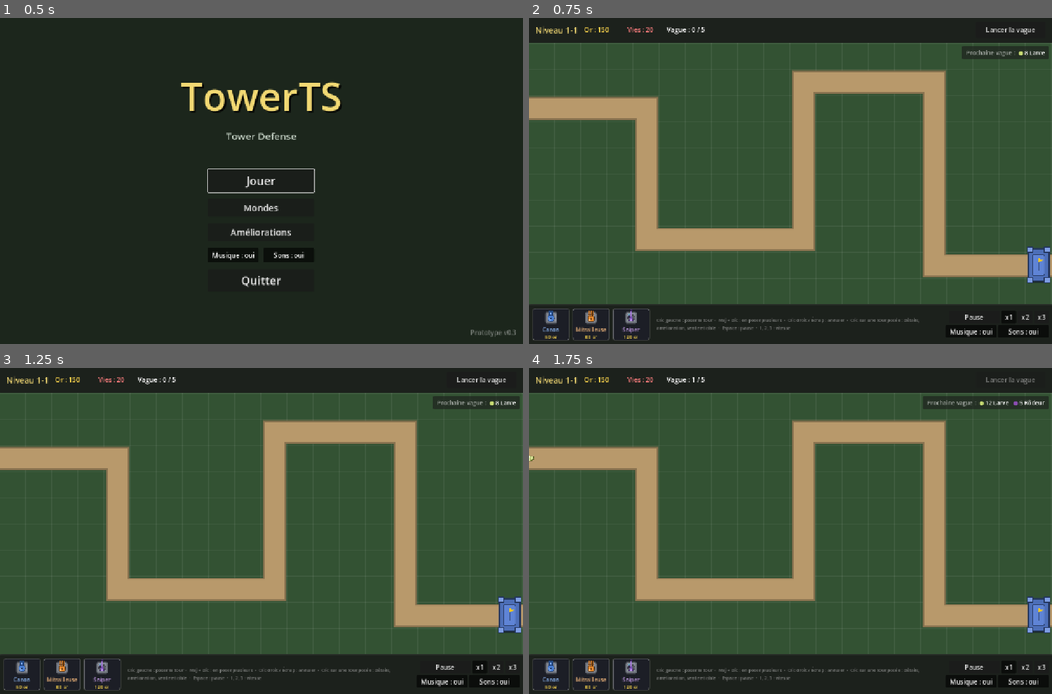
Above: before the commit, frames 1-4 (two rows, left to right).
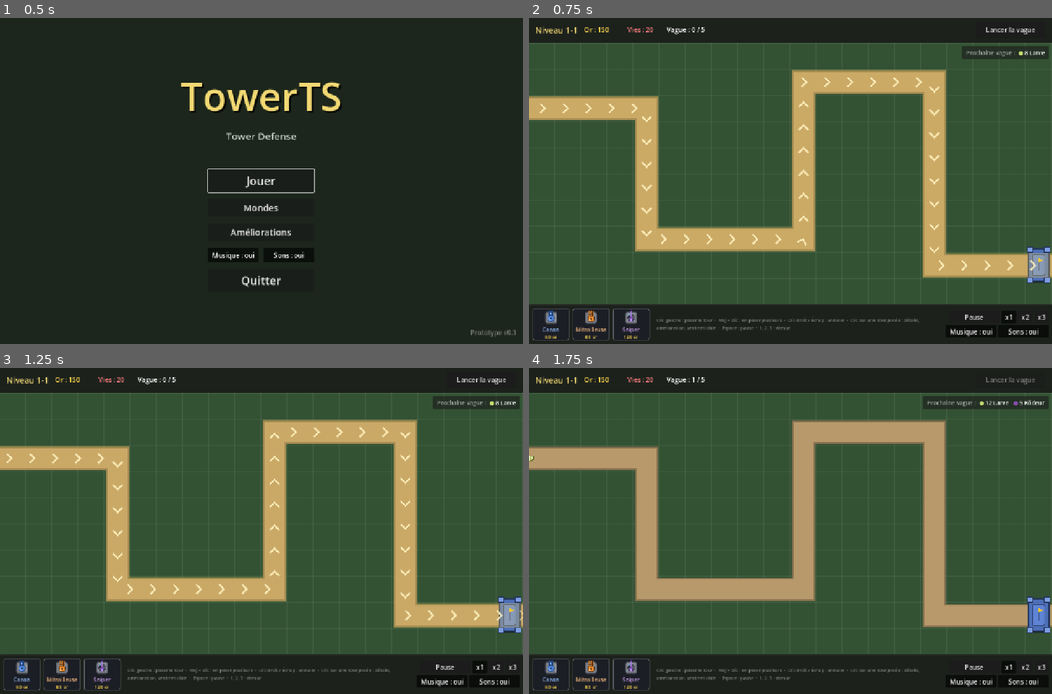
Above: after the commit, the same moments.

Repository: sam-fishermonger/TowerTS
Game: Godot game, scene res://scenes/ui/title_screen.tscn
The game is run twice, just before and just after one commit, with the same random seed, the same clock (stepped at 60 frames per second) and the same inputs.
Inputs:
- Up to frame 1 (0.5 s): no input
- Up to frame 2 (0.75 s): click "Jouer" at 0.5 s
- Up to frame 3 (1.25 s): no input
- Up to frame 4 (1.75 s): click "Lancer la vague" at 1.25 s

Frame 1 is identical in both runs. In frame 2, 3.5% of the frame differs, in the area x 0-100%, y 15-80%; in frame 3, 3.5%; in frame 4, nothing differs.

Commit message:
Mettre en évidence le trajet des ennemis avant la première vague
Tant que la première vague n'est pas lancée, chaque chemin s'éclaire en
pulsant et des flèches défilent de l'entrée vers la base. L'animation
continue pendant la pause, ne suit pas la vitesse de jeu et s'efface en
fondu au lancement de la première vague.

Ajoute aussi le .uid manquant de world_select_screen.gd.

Co-Authored-By: Claude Opus 5.5 (1M context) <noreply@anthropic.com>
Claude-Session: https://claude.ai/code/session_01CnyBcqkxVuVMGEtyMEZLXT

Diff:
--- a/scenes/levels/level.tscn
+++ b/scenes/levels/level.tscn
@@ -7,6 +7,7 @@
 [ext_resource type="Script" path="res://scripts/levels/wave_spawner.gd" id="5_spawner"]
 [ext_resource type="PackedScene" path="res://scenes/ui/hud.tscn" id="6_hud"]
 [ext_resource type="Resource" path="res://resources/campaign.tres" id="7_campaign"]
+[ext_resource type="Script" path="res://scripts/map/path_preview.gd" id="8_path_preview"]
 
 [node name="Level" type="Node2D"]
 script = ExtResource("1_level")
@@ -14,6 +15,11 @@
 
 [node name="Map" type="Node2D" parent="."]
 script = ExtResource("2_map")
+
+[node name="PathPreview" type="Node2D" parent="." node_paths=PackedStringArray("map", "spawner")]
+script = ExtResource("8_path_preview")
+map = NodePath("../Map")
+spawner = NodePath("../WaveSpawner")
 
 [node name="Stains" type="Node2D" parent="."]
 
--- /dev/null
+++ b/scripts/map/path_preview.gd
@@ -0,0 +1,93 @@
+class_name PathPreview
+extends Node2D
+## Met en évidence le trajet des ennemis tant que la première vague n'est pas lancée :
+## des flèches défilent de l'entrée vers la sortie sur chaque chemin, et le chemin
+## s'éclaire en pulsant doucement. Tout s'efface en fondu quand la première vague démarre.
+
+@export var map: GameMap
+@export var spawner: WaveSpawner
+
+@export var arrow_color := Color(1.0, 0.95, 0.75)
+@export var glow_color := Color(1.0, 0.85, 0.35)
+## Écart entre deux flèches, en pixels le long du chemin.
+@export var arrow_spacing := 56.0
+## Vitesse de défilement des flèches, en pixels par seconde (indépendante de la vitesse de jeu).
+@export var arrow_speed := 90.0
+@export var arrow_size := 11.0
+@export var fade_duration := 0.4
+
+## Temps écoulé, en secondes réelles : sert à l'animation.
+var _time := 0.0
+var _fading := false
+## Voile lumineux de chaque chemin. Un Line2D plutôt que draw_polyline : ses angles
+## ne se chevauchent pas, ce qui évite des triangles plus clairs dans les virages.
+var _glows: Array[Line2D] = []
+
+
+func _ready() -> void:
+	# L'aperçu reste animé pendant la pause : c'est justement le moment où l'on prépare sa défense.
+	process_mode = Node.PROCESS_MODE_ALWAYS
+	if spawner:
+		spawner.wave_started.connect(_on_wave_started)
+	if map:
+		for path in map.paths:
+			var glow := Line2D.new()
+			# tessellate() garde un seul point par segment droit : les angles restent nets.
+			var points := PackedVector2Array()
+			for point in path.curve.tessellate():
+				points.append(to_local(path.to_global(point)))
+			glow.points = points
+			glow.width = map.path_width + 12.0
+			glow.joint_mode = Line2D.LINE_JOINT_SHARP
+			glow.antialiased = true
+			# Sous les flèches, dessinées par ce nœud.
+			glow.show_behind_parent = true
+			add_child(glow)
+			_glows.append(glow)
+
+
+func _process(delta: float) -> void:
+	# delta suit Engine.time_scale : on revient au temps réel pour que x2 ou x3 n'accélère pas les flèches.
+	_time += delta / maxf(Engine.time_scale, 0.001)
+	if _fading:
+		modulate.a = maxf(modulate.a - delta / Engine.time_scale / fade_duration, 0.0)
+		if modulate.a == 0.0:
+			queue_free()
+			return
+	var pulse := 0.5 + 0.5 * sin(_time * TAU / 1.6)
+	for glow in _glows:
+		glow.default_color = Color(glow_color, lerpf(0.12, 0.3, pulse))
+	queue_redraw()
+
+
+func _on_wave_started(_index: int) -> void:
+	_fading = true
+
+
+func _draw() -> void:
+	if map == null:
+		return
+	for path in map.paths:
+		_draw_arrows(path)
+
+
+## Flèches en chevron qui avancent dans le sens de marche des ennemis.
+func _draw_arrows(path: Path2D) -> void:
+	var curve := path.curve
+	var length := curve.get_baked_length()
+	if length <= 0.0:
+		return
+	var shift := fmod(_time * arrow_speed, arrow_spacing)
+	var distance := shift
+	while distance < length:
+		var here := to_local(path.to_global(curve.sample_baked(distance)))
+		var ahead := to_local(path.to_global(curve.sample_baked(minf(distance + 4.0, length))))
+		var direction := (ahead - here).normalized()
+		if direction != Vector2.ZERO:
+			# Les flèches apparaissent et disparaissent en fondu aux deux bouts du chemin.
+			var color := arrow_color
+			color.a = 0.9 * clampf(minf(distance, length - distance) / arrow_spacing, 0.0, 1.0)
+			var back := here - direction * arrow_size
+			var side := direction.orthogonal() * arrow_size
+			draw_polyline(PackedVector2Array([back + side, here, back - side]), color, 4.0, true)
+		distance += arrow_spacing
--- a/tests/run_tests.gd
+++ b/tests/run_tests.gd
@@ -67,6 +67,7 @@
 	await _test_fire_rate_independent_of_speed()
 	await _test_wave_bonus_when_waves_overlap()
 	await _test_wave_preview_and_early_call()
+	await _test_path_preview()
 	await _test_defeat_without_towers()
 	await _test_victory_level_01()
 	await _test_victory_level_02()
@@ -930,6 +931,27 @@
 	_check(level.gold == gold_before + bonus, "la prime est versée au lancement")
 	_check(level.effects.get_children().any(func(n: Node) -> bool: return n is FloatingText and n.text == "+%d" % bonus),
 		"« +%d » s'affiche sous le bouton" % bonus)
+	await _free(level)
+
+
+func _test_path_preview() -> void:
+	print("Trajet des ennemis mis en évidence avant la première vague")
+	var level := await _spawn_level(LEVEL_02)
+	var preview: PathPreview = level.get_node("PathPreview")
+	_check(preview.visible and preview.map == level.map and level.map.paths.size() == 2,
+		"le trajet est affiché sur les deux chemins à l'ouverture du niveau")
+	level.set_paused(true)
+	var time_before := preview._time
+	await process_frame
+	await process_frame
+	_check(preview._time > time_before, "l'animation continue pendant la pause")
+	level.set_paused(false)
+	level.start_next_wave()
+	for i in 60:
+		if not is_instance_valid(preview):
+			break
+		await process_frame
+	_check(not is_instance_valid(preview), "le trajet s'efface quand la première vague est lancée")
 	await _free(level)
 
 
Not shown, added: scripts/map/path_preview.gd.uid
Not shown, added: scripts/ui/world_select_screen.gd.uid
